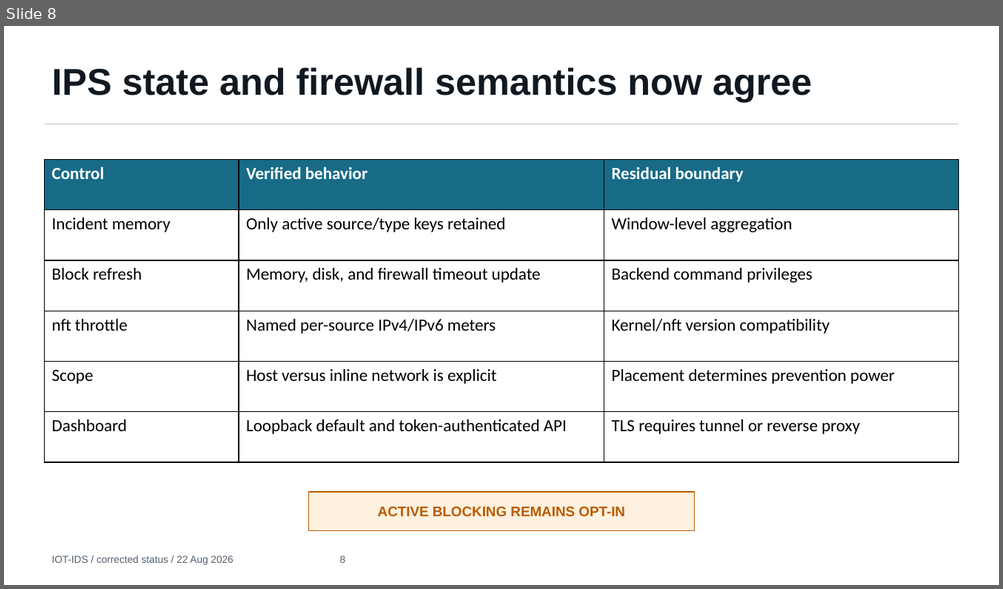
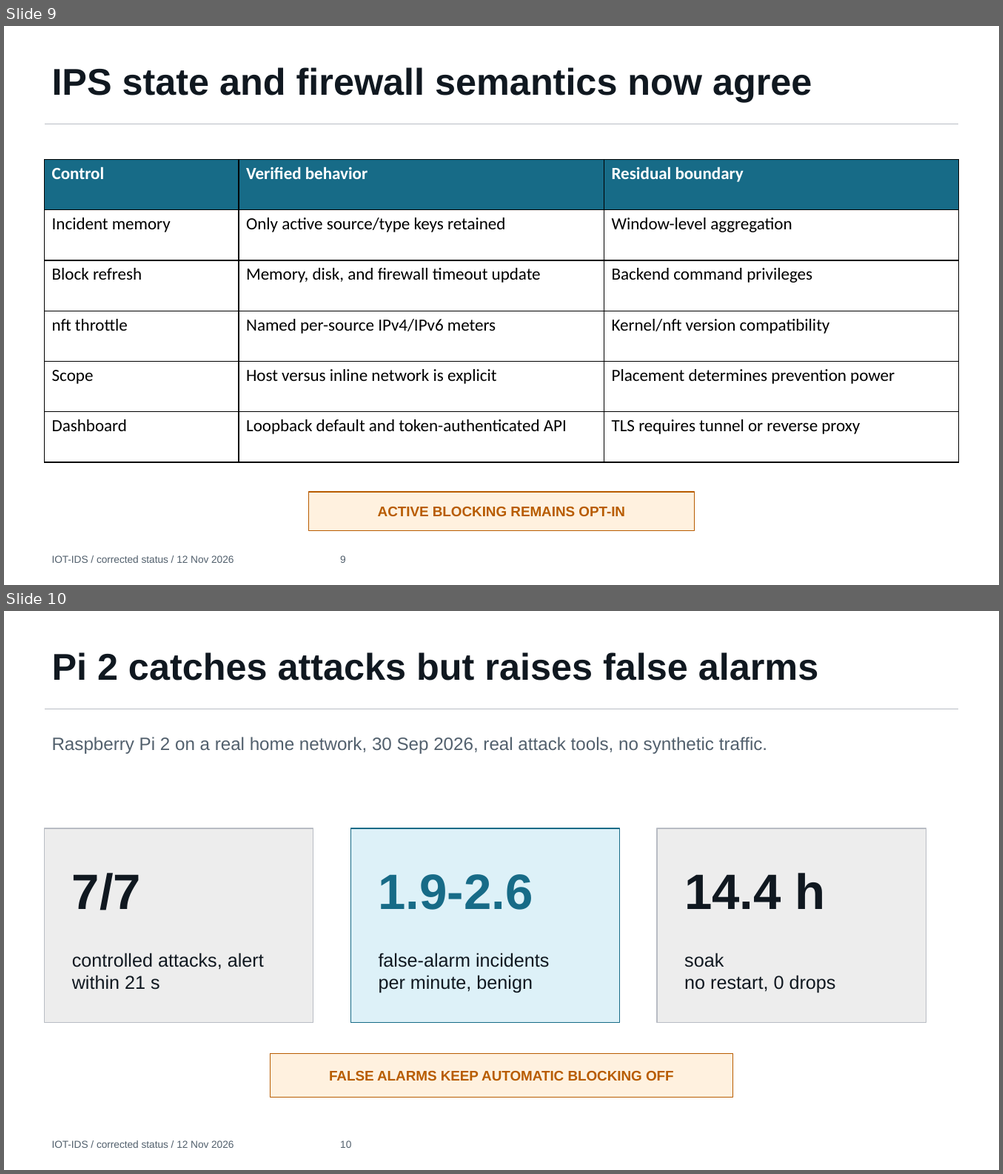
Before and after one commit to malharc373/IoT_IDS, a slide deck: output/presentation/IOT_IDS_Corrected_Project_Review.pptx. Shown one above the other, each under a label of ours: slide 8 before the commit, slides 9 and 10 after it. The pictures are 1003x589 and 1003x1174 pixels, drawn with LibreOffice and Linux fonts; fonts in the diff are those of the drawing. Boxes give left, top, right and bottom in pixels: in the first picture for what was removed or moved away, otherwise in the second. Text is boxed around its words. In the diff, an @@ line names an element or a change of style, - is before the commit and + after.

```diff
--- a/output/presentation/IOT_IDS_Corrected_Project_Review.pptx
+++ b/output/presentation/IOT_IDS_Corrected_Project_Review.pptx
@@ slide 10 added at (4,611,999,1170), background #FFFFFF @@
@@ text added at (52,652,818,681), 36 pt, text #101820, bold @@
+Pi 2 catches attacks but raises false alarms
@@ line added from (44, 709) to (959, 709), #B8BCC4 0.75 pt @@
@@ text added at (52,737,767,754), 17.2 pt, text #52606D @@
+Raspberry Pi 2 on a real home network, 30 Sep 2026, real attack tools, no synthetic traffic.
@@ rectangle added at (44,829,313,1023), fill #EDEDED, outline #B8BCC4 0.75 pt @@
@@ rectangle added at (351,829,620,1023), fill #DDF1F8, outline #176B87 0.75 pt @@
@@ rectangle added at (657,829,925,1023), fill #EDEDED, outline #B8BCC4 0.75 pt @@
@@ text added at (72,873,141,911), 48 pt, text #101820, bold @@
+7/7
@@ text added at (378,874,533,910), 48 pt, text #176B87, bold @@
+1.9-2.6
@@ text added at (684,873,825,909), 48 pt, text #101820, bold @@
+14.4 h
@@ text added at (72,953,264,990), 18 pt, text #101820 @@
+controlled attacks, alert within 21 s
@@ text added at (378,953,549,994), 18 pt, text #101820 @@
+false-alarm incidents
+per minute, benign
@@ text added at (684,953,836,994), 18 pt, text #101820 @@
+soak
+no restart, 0 drops
@@ rectangle added at (270,1054,733,1097), fill #FFF1DF, outline #B85C00 0.75 pt @@
@@ text added at (329,1071,674,1081), 13.5 pt, text #B85C00, bold @@
+FALSE ALARMS KEEP AUTOMATIC BLOCKING OFF
@@ text added at (52,1141,351,1148), 9.8 pt, text #52606D @@
+IOT-IDS / corrected status / 12 Nov 2026 10
@@ what was slide 8 is now slide 9 @@
@@ slide 9 changed as well @@
@@ text at (52,556,346,563): text changed @@
-IOT-IDS / corrected status / 22 Aug 2026 8
+IOT-IDS / corrected status / 12 Nov 2026 9
```
Also in this commit, not shown: 10 other slides changed, 1 other slide added, 1 other file.
